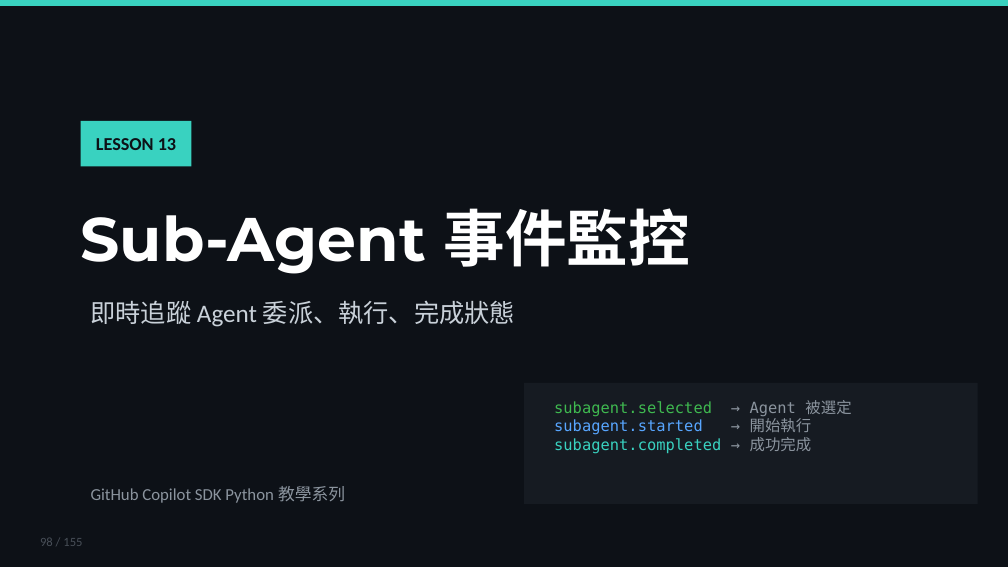
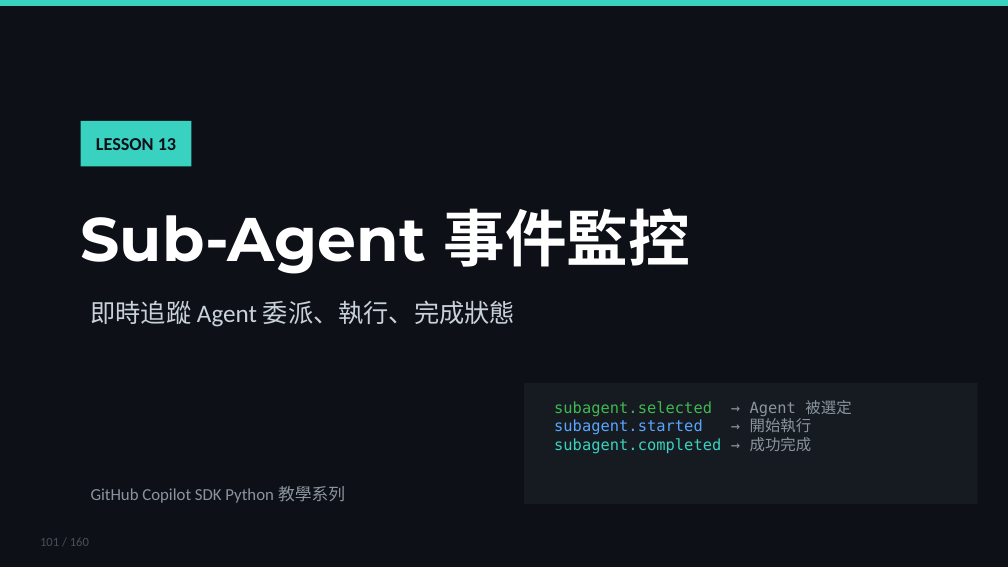
Before and after one commit to skcht/agent_class, a slide deck: slide 101 of combined_slides.pptx (slide 98 before the commit). Drawn at 1008x567 pixels with LibreOffice and Linux fonts; fonts in the diff are those of the drawing. Boxes give left, top, right and bottom in pixels: in the first picture for what was removed or moved away, otherwise in the second. Text is boxed around its words. In the diff, an @@ line names an element or a change of style, - is before the commit and + after.

```diff
--- a/combined_slides.pptx
+++ b/combined_slides.pptx
@@ text at bbox=[40, 538, 89, 546]: text changed @@
-98 / 155
+101 / 160
```
Also in this commit, not shown: 154 other slides changed, 5 slides added, 1 other file.
